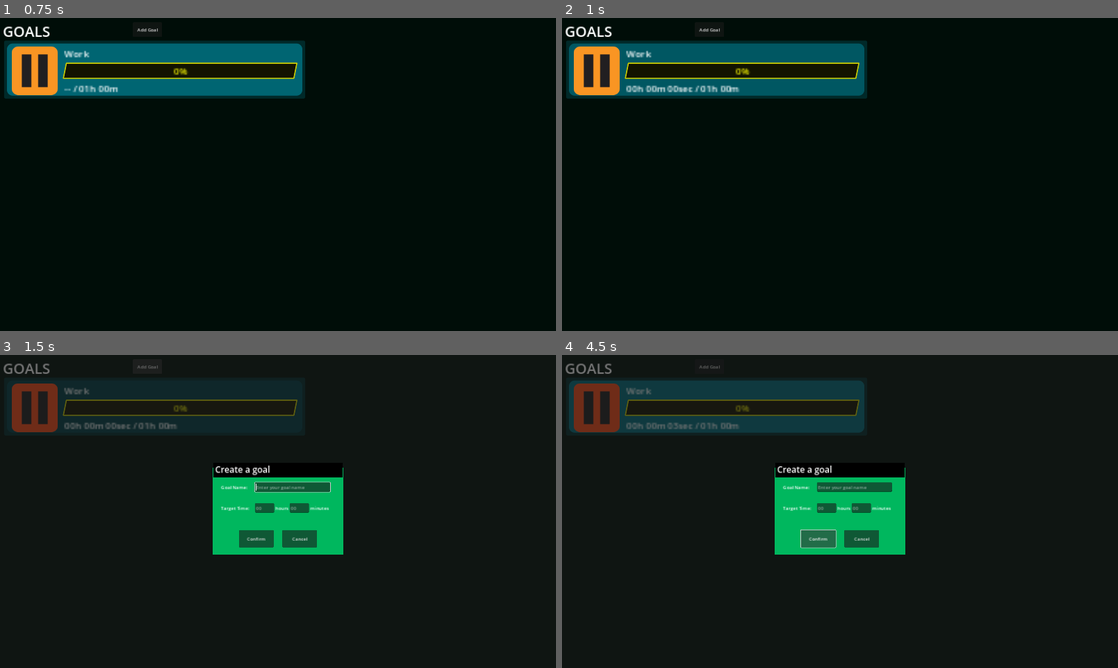
Above: before the commit, frames 1-4 (two rows, left to right).
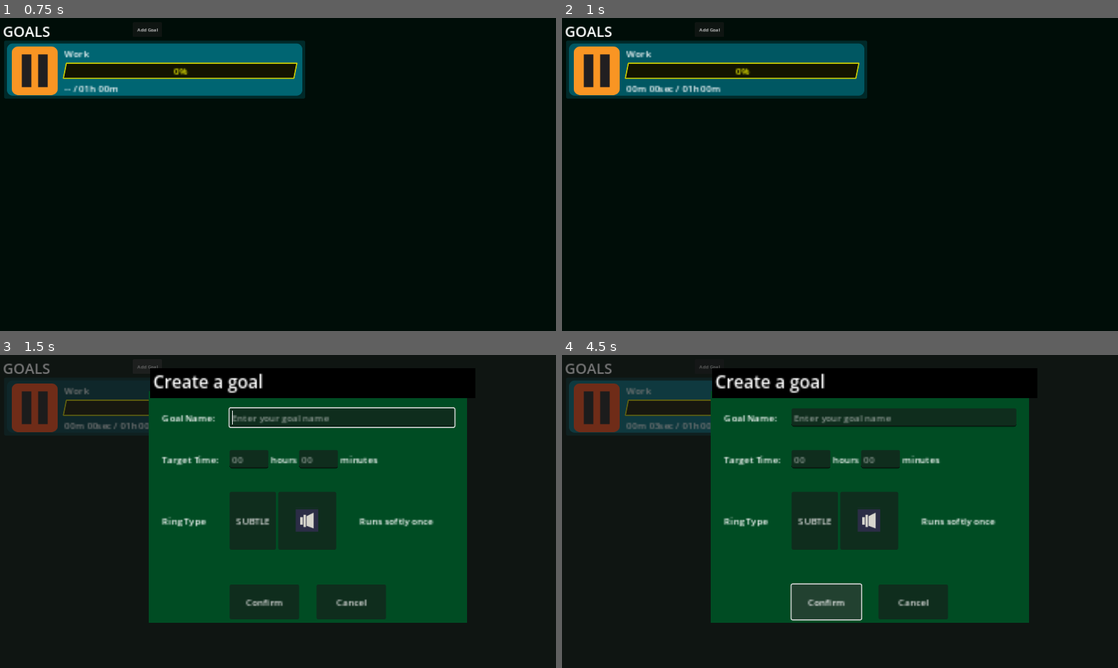
Above: after the commit, the same moments.

Repository: mathew-tran/productive
Game: Godot game, scene res://Main.tscn
The game is run twice, just before and just after one commit, with the same random seed, the same clock (stepped at 60 frames per second) and the same inputs. Sound files missing from this copy of the repository are replaced by a short silence.
Inputs (mouse positions are in pixels of both pictures, inside the frame that each line leads up to):
- Up to frame 1 (0.75 s): click (33, 71) at 0.5 s
- Up to frame 2 (1 s): no input
- Up to frame 3 (1.5 s): click "Add Goal" at 1.25 s
- Up to frame 4 (4.5 s): click (812, 520) at 2 s, where only the run after the commit has a clickable "SUBTLE"; click (812, 520) at 2.75 s, where only the run after the commit has a clickable "ALARM"; click "Confirm" at 3.5 s; click "Confirm" at 4.25 s

Frame 1 is identical in both runs. In frame 2, 0.3% of the frame differs, in the area x 13-32%, y 21-24%; in frame 3, 38%; in frame 4, 39%, in the area x 13-84%, y 4-86%.

Commit message:
be able to add ring type

Diff:
--- a/Art/Example.svg
+++ b/Art/Example.svg
@@ -23,9 +23,9 @@
      inkscape:pagecheckerboard="0"
      inkscape:deskcolor="#d1d1d1"
      inkscape:document-units="mm"
-     inkscape:zoom="2.0283687"
-     inkscape:cx="215.44406"
-     inkscape:cy="138.78147"
+     inkscape:zoom="8.1134748"
+     inkscape:cx="373.08306"
+     inkscape:cy="59.592223"
      inkscape:window-width="1920"
      inkscape:window-height="1001"
      inkscape:window-x="-7"
@@ -33,11 +33,58 @@
      inkscape:window-maximized="1"
      inkscape:current-layer="layer1" />
   <defs
-     id="defs1" />
+     id="defs1">
+    <inkscape:path-effect
+       effect="bspline"
+       id="path-effect18"
+       is_visible="true"
+       lpeversion="1.3"
+       weight="33.333333"
+       steps="2"
+       helper_size="0"
+       apply_no_weight="true"
+       apply_with_weight="true"
+       only_selected="false"
+       uniform="false" />
+    <inkscape:path-effect
+       effect="bspline"
+       id="path-effect17"
+       is_visible="true"
+       lpeversion="1.3"
+       weight="33.333333"
+       steps="2"
+       helper_size="0"
+       apply_no_weight="true"
+       apply_with_weight="true"
+       only_selected="false"
+       uniform="false" />
+    <inkscape:path-effect
+       effect="bspline"
+       id="path-effect16"
+       is_visible="true"
+       lpeversion="1.3"
+       weight="33.333333"
+       steps="2"
+       helper_size="0"
+       apply_no_weight="true"
+       apply_with_weight="true"
+       only_selected="false"
+       uniform="false" />
+  </defs>
   <g
      inkscape:label="Layer 1"
      inkscape:groupmode="layer"
      id="layer1">
+    <rect
+       style="fill:#2b2d46;fill-opacity:1;stroke:#000000;stroke-width:0.934135;stroke-linecap:round;stroke-dasharray:none;stroke-opacity:0"
+       id="rect18"
+       width="5.8313913"
+       height="5.8313913"
+       x="102.9865"
+       y="12.323401"
+       inkscape:export-filename="ResetButton.png"
+       inkscape:export-xdpi="96"
+       inkscape:export-ydpi="96" />
     <rect
        style="fill:#86a336;stroke-width:0.1"
        id="rect5"
@@ -173,5 +220,131 @@
        style="fill:#211f21;stroke-width:0.113226"
        d="m 69.373617,38.292686 v 18.21938 l 0.50406,0.31129 14.751,-9.109914 z"
        sodipodi:nodetypes="ccccc" />
+    <g
+       id="g18"
+       transform="matrix(0.99082171,0,0,0.99082171,1.5986838,0.80224559)">
+      <path
+         style="fill:#86a336;fill-opacity:0;stroke:#86a336;stroke-width:0.7;stroke-linecap:round;stroke-dasharray:none;stroke-opacity:1"
+         d="m 103.78859,14.919177 c -0.0384,0.161413 -0.0769,0.322828 0.008,0.518832 0.0846,0.196005 0.29207,0.426587 0.57647,0.538039 0.2844,0.111452 0.64565,0.103766 0.95311,-0.05765 0.30745,-0.161416 0.56109,-0.476549 0.68792,-0.90699 0.12682,-0.430441 0.12682,-0.97616 -0.0461,-1.298987 -0.17295,-0.322827 -0.51883,-0.422749 -0.8186,-0.426589 -0.29977,-0.0038 -0.55341,0.08839 -0.80706,0.180627"
+         id="path16"
+         inkscape:path-effect="#path-effect17"
+         inkscape:original-d="m 103.78859,14.919177 c 0,0 -0.0769,0.322826 -0.11534,0.484239 0.20754,0.230595 0.41506,0.46118 0.62259,0.691771 0.36127,-0.0077 0.72252,-0.01537 1.08378,-0.02306 0.25365,-0.315146 0.50729,-0.630279 0.76094,-0.945419 0,-0.545741 0,-1.09146 0,-1.63719 -0.34589,-0.09992 -0.69177,-0.199844 -1.03765,-0.299767 -0.25366,0.09224 -0.5073,0.184473 -0.76095,0.276708"
+         transform="rotate(-45,105.05627,14.079863)"
+         sodipodi:nodetypes="cccccccc" />
+      <path
+         style="fill:#86a336;fill-opacity:0;stroke:#86a336;stroke-width:0.799999;stroke-dasharray:none;stroke-opacity:1"
+         d="m 104.58412,12.843864 c 0,0 -0.47271,-0.945419 -0.47271,-0.945419 0,0 -1.37201,1.544954 -1.37201,1.544954 0,0 2.29437,0.161414 2.29437,0.161414 z"
+         id="path17"
+         inkscape:path-effect="#path-effect18"
+         inkscape:original-d="m 104.58412,12.843864 -0.47271,-0.945419 -1.37201,1.544954 2.29437,0.161414 z"
+         transform="matrix(0.35484977,-0.35484977,0.35484977,0.35484977,62.640842,46.489321)"
+         sodipodi:nodetypes="ccccc" />
+    </g>
+    <rect
+       style="fill:#2b2d46;fill-opacity:1;stroke:#000000;stroke-width:0.934135;stroke-linecap:round;stroke-dasharray:none;stroke-opacity:0"
+       id="rect19"
+       width="5.8313913"
+       height="5.8313913"
+       x="109.93741"
+       y="12.391739"
+       inkscape:export-filename="DeleteButton.png"
+       inkscape:export-xdpi="96"
+       inkscape:export-ydpi="96" />
+    <g
+       id="g19"
+       transform="matrix(0.70922712,0,0,0.70922712,32.652721,4.9062107)">
+      <rect
+         style="fill:#e11800;stroke-width:0.1"
+         id="rect14"
+         width="4.1506214"
+         height="4.1506214"
+         x="111.05218"
+         y="13.466459" />
+      <rect
+         style="fill:#e11800;stroke-width:0.1"
+         id="rect15"
+         width="4.9346275"
+         height="0.89930123"
+         x="110.61405"
+         y="12.336569" />
+      <path
+         id="path15"
+         style="fill:#e11800;stroke-width:0.041391"
+         d="m 113.06938,11.714071 a 0.85899191,0.77309265 0 0 0 -0.85515,0.725315 h 0.30437 a 0.55145158,0.49630639 0 0 1 0.54864,-0.467573 0.55145158,0.49630639 0 0 1 0.54885,0.467573 h 0.30844 a 0.85899191,0.77309265 0 0 0 -0.85515,-0.725315 z" />
+    </g>
+    <rect
+       style="fill:#2b2d46;fill-opacity:1;stroke:#000000;stroke-width:0.934135;stroke-linecap:round;stroke-dasharray:none;stroke-opacity:0"
+       id="rect23"
+       width="5.8313913"
+       height="5.8313913"
+       x="91.595352"
+       y="3.0997989"
+       inkscape:export-filename="Previewbutton.png"
+       inkscape:export-xdpi="96"
+       inkscape:export-ydpi="96" />
+    <g
+       id="g23"
+       transform="translate(-7.394882,-2.3302372)">
+      <rect
+         style="fill:#d7d6ce;fill-opacity:1;stroke:#000000;stroke-width:0.7;stroke-linecap:round;stroke-dasharray:none;stroke-opacity:0"
+         id="rect20"
+         width="0.68481755"
+         height="1.9566216"
+         x="100.16128"
+         y="7.4915099" />
+      <rect
+         style="fill:#d7d6ce;fill-opacity:1;stroke:#000000;stroke-width:0.7;stroke-linecap:round;stroke-dasharray:none;stroke-opacity:0"
+         id="rect21"
+         width="0.61959684"
+         height="3.1632047"
+         x="101.02545"
+         y="6.8719134" />
+      <path
+         id="rect22"
+         style="fill:#d7d6ce;stroke:#000000;stroke-width:0.7;stroke-linecap:round;stroke-opacity:0"
+         d="m 101.8244,7.2143219 1.82618,-0.8967849 v 4.108905 L 101.8244,9.7253194 Z"
+         sodipodi:nodetypes="ccccc" />
+    </g>
+    <rect
+       style="fill:#2b2d46;fill-opacity:1;stroke:#000000;stroke-width:0.934135;stroke-linecap:round;stroke-dasharray:none;stroke-opacity:0"
+       id="rect24"
+       width="5.8313913"
+       height="5.8313913"
+       x="96.345505"
+       y="19.241104"
+       inkscape:export-filename="PreviewbuttonBlocked.png"
+       inkscape:export-xdpi="96"
+       inkscape:export-ydpi="96" />
+    <g
+       id="g26"
+       transform="translate(-2.6447266,13.811067)">
+      <rect
+         style="fill:#d7d6ce;fill-opacity:1;stroke:#000000;stroke-width:0.7;stroke-linecap:round;stroke-dasharray:none;stroke-opacity:0"
+         id="rect25"
+         width="0.68481755"
+         height="1.9566216"
+         x="100.16128"
+         y="7.4915099" />
+      <rect
+         style="fill:#d7d6ce;fill-opacity:1;stroke:#000000;stroke-width:0.7;stroke-linecap:round;stroke-dasharray:none;stroke-opacity:0"
+         id="rect26"
+         width="0.61959684"
+         height="3.1632047"
+         x="101.02545"
+         y="6.8719134" />
+      <path
+         id="path26"
+         style="fill:#d7d6ce;stroke:#000000;stroke-width:0.7;stroke-linecap:round;stroke-opacity:0"
+         d="m 101.8244,7.2143219 1.82618,-0.8967849 v 4.108905 L 101.8244,9.7253194 Z"
+         sodipodi:nodetypes="ccccc" />
+    </g>
+    <rect
+       style="fill:#e11800;fill-opacity:1;stroke:#000000;stroke-width:0.7;stroke-linecap:round;stroke-dasharray:none;stroke-opacity:0"
+       id="rect27"
+       width="0.87624222"
+       height="5.0268631"
+       x="30.189993"
+       y="94.855415"
+       transform="rotate(-60)" />
   </g>
 </svg>
--- a/Scenes/Goal.tscn
+++ b/Scenes/Goal.tscn
@@ -1,9 +1,10 @@
-[gd_scene load_steps=12 format=3 uid="uid://bodlyhu4lywei"]
+[gd_scene load_steps=13 format=3 uid="uid://bodlyhu4lywei"]
 
 [ext_resource type="Script" path="res://Scripts/Goal.gd" id="1_1uym3"]
 [ext_resource type="PackedScene" uid="uid://3sltofvl4a3i" path="res://Scenes/PlayButton.tscn" id="1_ebre7"]
 [ext_resource type="Texture2D" uid="uid://bs0ajsfsp5kgx" path="res://Art/DeleteButton.png" id="3_6tk22"]
 [ext_resource type="Texture2D" uid="uid://cqvnjgcfodx2b" path="res://Art/ResetButton.png" id="4_qrira"]
+[ext_resource type="AudioStream" uid="uid://bndnct5yw0dv7" path="res://Audio/switch27.wav" id="5_j40br"]
 
 [sub_resource type="StyleBoxFlat" id="StyleBoxFlat_04v2r"]
 bg_color = Color(0, 0.162369, 0.160995, 1)
@@ -174,8 +175,12 @@
 }
 speed_scale = 0.5
 
+[node name="AudioStreamPlayer" type="AudioStreamPlayer" parent="."]
+stream = ExtResource("5_j40br")
+
 [connection signal="CustomPress" from="HBoxContainer/Button" to="." method="_on_button_custom_press"]
 [connection signal="button_up" from="OptionButtons/Edit" to="." method="_on_edit_button_up"]
 [connection signal="button_up" from="OptionButtons/ResetButton" to="." method="_on_reset_button_button_up"]
 [connection signal="button_up" from="OptionButtons/Delete" to="." method="_on_delete_button_up"]
 [connection signal="timeout" from="Timer" to="." method="_on_timer_timeout"]
+[connection signal="finished" from="AudioStreamPlayer" to="." method="_on_audio_stream_player_finished"]
--- a/Scenes/GoalEditPopup.tscn
+++ b/Scenes/GoalEditPopup.tscn
@@ -1,13 +1,14 @@
-[gd_scene load_steps=8 format=3 uid="uid://bl3b5cw4p7i4d"]
+[gd_scene load_steps=9 format=3 uid="uid://bl3b5cw4p7i4d"]
 
 [ext_resource type="Theme" uid="uid://bn6x1rblbqp5t" path="res://Themes/TextFieldTheme.tres" id="1_avtex"]
 [ext_resource type="Script" path="res://Scripts/GoalEditPopup.gd" id="1_bnght"]
 [ext_resource type="Script" path="res://Scripts/InputFields/GoalEdit.gd" id="3_wjyhb"]
 [ext_resource type="Script" path="res://Scripts/InputFields/HourEdit.gd" id="4_sggm4"]
 [ext_resource type="Script" path="res://Scripts/InputFields/MinuteEdit.gd" id="5_qovd7"]
+[ext_resource type="PackedScene" uid="uid://7efecgqj2pr1" path="res://Scenes/RingContainer.tscn" id="6_cdigk"]
 
 [sub_resource type="StyleBoxFlat" id="StyleBoxFlat_13adb"]
-bg_color = Color(5.05373e-06, 0.717926, 0.370038, 1)
+bg_color = Color(8.00174e-07, 0.296611, 0.138354, 1)
 
 [sub_resource type="StyleBoxFlat" id="StyleBoxFlat_s8ci6"]
 bg_color = Color(0, 0, 0, 1)
@@ -21,28 +22,29 @@
 script = ExtResource("1_bnght")
 
 [node name="Content" type="Panel" parent="."]
-custom_minimum_size = Vector2(450, 300)
+custom_minimum_size = Vector2(450, 400)
 layout_mode = 1
 anchors_preset = 8
 anchor_left = 0.5
 anchor_top = 0.5
 anchor_right = 0.5
 anchor_bottom = 0.5
-offset_left = -225.0
-offset_top = -150.0
-offset_right = 225.0
-offset_bottom = 150.0
+offset_left = -447.0
+offset_top = -416.0
+offset_right = 103.0
+offset_bottom = -16.0
 grow_horizontal = 2
 grow_vertical = 2
+scale = Vector2(2, 2)
 theme_override_styles/panel = SubResource("StyleBoxFlat_13adb")
 
 [node name="Title" type="Panel" parent="Content"]
 custom_minimum_size = Vector2(200, 30)
 layout_mode = 2
 offset_left = 3.0
-offset_top = -18.0
-offset_right = 448.0
-offset_bottom = 33.0
+offset_top = -39.0
+offset_right = 564.0
+offset_bottom = 12.0
 theme_override_styles/panel = SubResource("StyleBoxFlat_s8ci6")
 
 [node name="Label" type="Label" parent="Content/Title"]
@@ -88,6 +90,7 @@
 context_menu_enabled = false
 shortcut_keys_enabled = false
 selecting_enabled = false
+select_all_on_focus = true
 script = ExtResource("3_wjyhb")
 
 [node name="TargetName" type="Label" parent="Content/VBoxContainer/GridContainer"]
@@ -101,6 +104,7 @@
 custom_minimum_size = Vector2(40, 30)
 layout_mode = 2
 placeholder_text = "00"
+select_all_on_focus = true
 script = ExtResource("4_sggm4")
 
 [node name="HourName" type="Label" parent="Content/VBoxContainer/GridContainer/TargetContainer"]
@@ -111,11 +115,19 @@
 custom_minimum_size = Vector2(40, 30)
 layout_mode = 2
 placeholder_text = "00"
+select_all_on_focus = true
 script = ExtResource("5_qovd7")
 
 [node name="MinuteName" type="Label" parent="Content/VBoxContainer/GridContainer/TargetContainer"]
 layout_mode = 2
 text = "minutes"
+
+[node name="RingName" type="Label" parent="Content/VBoxContainer/GridContainer"]
+layout_mode = 2
+text = "Ring Type"
+
+[node name="RingContainer" parent="Content/VBoxContainer/GridContainer" instance=ExtResource("6_cdigk")]
+layout_mode = 2
 
 [node name="Control" type="Control" parent="Content/VBoxContainer"]
 custom_minimum_size = Vector2(0, 40)
@@ -143,6 +155,7 @@
 text = "Delete
 "
 
+[connection signal="visibility_changed" from="." to="." method="_on_visibility_changed"]
 [connection signal="button_up" from="Content/VBoxContainer/ActionContainer/Confirm" to="." method="_on_confirm_button_up"]
 [connection signal="button_up" from="Content/VBoxContainer/ActionContainer/Discard" to="." method="_on_discard_button_up"]
 [connection signal="visibility_changed" from="Content/VBoxContainer/ActionContainer/Discard" to="." method="_on_discard_visibility_changed"]
--- /dev/null
+++ b/Scenes/RingContainer.tscn
@@ -0,0 +1,34 @@
+[gd_scene load_steps=4 format=3 uid="uid://7efecgqj2pr1"]
+
+[ext_resource type="Script" path="res://Scripts/RingContainer.gd" id="1_2hofd"]
+[ext_resource type="Texture2D" uid="uid://dejigotu6yli7" path="res://Art/Previewbutton.png" id="1_b55s8"]
+[ext_resource type="AudioStream" uid="uid://bndnct5yw0dv7" path="res://Audio/switch27.wav" id="3_jn34k"]
+
+[node name="RingContainer" type="HBoxContainer"]
+script = ExtResource("1_2hofd")
+
+[node name="RingButton" type="Button" parent="."]
+custom_minimum_size = Vector2(80, 0)
+layout_mode = 2
+text = "ALARM"
+
+[node name="Button" type="Button" parent="."]
+custom_minimum_size = Vector2(100, 0)
+layout_mode = 2
+icon = ExtResource("1_b55s8")
+icon_alignment = 1
+
+[node name="Label" type="Label" parent="."]
+custom_minimum_size = Vector2(200, 100)
+layout_mode = 2
+text = "- Runs continuously"
+horizontal_alignment = 1
+vertical_alignment = 1
+autowrap_mode = 2
+
+[node name="AudioStreamPlayer" type="AudioStreamPlayer" parent="."]
+stream = ExtResource("3_jn34k")
+
+[connection signal="button_up" from="RingButton" to="." method="_on_ring_button_button_up"]
+[connection signal="button_up" from="Button" to="." method="_on_button_button_up"]
+[connection signal="finished" from="AudioStreamPlayer" to="." method="_on_audio_stream_player_finished"]
--- a/Scripts/Autoload/Helper.gd
+++ b/Scripts/Autoload/Helper.gd
@@ -1,4 +1,9 @@
 extends Node
+
+enum RING_TYPE {
+	SUBTLE,
+	ALARM
+}
 
 func PlayComplete():
 	GetAudioPlayer().stream = load("res://Audio/switch17.wav")
--- a/Scripts/Goal.gd
+++ b/Scripts/Goal.gd
@@ -15,6 +15,8 @@
 var StartTime
 var bHasBeenCompleted = false
 
+var RingType : Helper.RING_TYPE
+
 signal GoalActivated(goal)
 
 func GetData():
@@ -23,13 +25,23 @@
 		"TimeActivated" : StartTime,
 		"StoredSeconds" : StoredSeconds,
 		"GoalInHours" : GoalInHours,
-		"GoalInMinutes" : GoalInMinutes
+		"GoalInMinutes" : GoalInMinutes,
+		"RingType" : RingType
 	}
 
 func Load(data):
 	GoalName = data["GoalName"]
 	StartTime = data["TimeActivated"]
 	StoredSeconds = data["StoredSeconds"]
+	GoalInHours = data["GoalInHours"]
+	GoalInMinutes = data["GoalInMinutes"]
+	RingType = data["RingType"]
+
+	Initialize()
+
+	if StartTime != null:
+		Stop(true)
+	Update()
 
 func _ready():
 	Update()
@@ -79,7 +91,8 @@
 	var result = ""
 
 	if bShowAll:
-		result += str(round(hours)).pad_zeros(2) + "h "
+		if hours > 0:
+			result += str(round(hours)).pad_zeros(2) + "h "
 		result += str(round(minutes)).pad_zeros(2) + "m "
 		result += str(int(seconds) % 60).pad_zeros(2) + "sec"
 	else:
@@ -129,6 +142,7 @@
 	$AnimationPlayer.stop()
 	ShowActivePanel(false)
 	UpdateStoredTime()
+	$AudioStreamPlayer.stop()
 
 
 
@@ -141,7 +155,7 @@
 func _on_timer_timeout():
 	if bHasBeenCompleted == false and GetTotalSeconds() >= CompletionProgress.max_value:
 		bHasBeenCompleted = true
-		Helper.PlayComplete()
+		$AudioStreamPlayer.play()
 
 	Update()
 
@@ -164,3 +178,11 @@
 
 func _on_edit_button_up():
 	Game.GoalEdit.emit(self)
+
+
+
+func _on_audio_stream_player_finished():
+	if RingType == Helper.RING_TYPE.SUBTLE:
+		pass
+	if RingType == Helper.RING_TYPE.ALARM:
+		$AudioStreamPlayer.play()
--- a/Scripts/GoalContainer.gd
+++ b/Scripts/GoalContainer.gd
@@ -23,7 +23,7 @@
 		CreateGoalsFromData(data)
 
 	else:
-		AddGoal("Work", 1, 0)
+		AddGoal("Work", 1, 0, Helper.RING_TYPE.ALARM)
 
 
 func GetData():
@@ -46,12 +46,9 @@
 
 	print("Attempting to create data from save" + str(data))
 	for key in data.keys():
-		var instance = AddGoal(data[key]["GoalName"], data[key]["GoalInHours"], data[key]["GoalInMinutes"])
-		instance.StoredSeconds = data[key]["StoredSeconds"]
-		instance.StartTime = data[key]["TimeActivated"]
-		if instance.StartTime != null:
-			instance.Stop(true)
-		instance.Update()
+		var instance = AddGoal("",0,0, Helper.RING_TYPE.ALARM)
+		instance.Load(data[key])
+
 
 
 func OnGoalActivated(goal):
@@ -82,12 +79,13 @@
 	for x in range(0, len(get_children())):
 		get_child(x).ShowActivePanel(x == index)
 
-func AddGoal(goalName, hours, minutes):
+func AddGoal(goalName, hours, minutes, ringType):
 	var instance = GoalClass.instantiate()
 	instance.GoalName = goalName
 	instance.GoalInHours = hours
 	instance.GoalInMinutes = minutes
 	instance.GoalActivated.connect(Callable(self, "OnGoalActivated"))
+	instance.RingType = ringType
 	instance.ShowActivePanel(false)
 	add_child(instance)
 	return instance
--- a/Scripts/GoalEditPopup.gd
+++ b/Scripts/GoalEditPopup.gd
@@ -4,7 +4,7 @@
 @onready var GoalEdit = $Content/VBoxContainer/GridContainer/GoalEdit
 @onready var HourEdit = $Content/VBoxContainer/GridContainer/TargetContainer/HourEdit
 @onready var MinuteEdit = $Content/VBoxContainer/GridContainer/TargetContainer/MinuteEdit
-
+@onready var RingEdit = $Content/VBoxContainer/GridContainer/RingContainer
 @onready var DeleteButton = $Content/VBoxContainer/ActionContainer/Delete
 
 
@@ -21,7 +21,7 @@
 
 func _ready():
 	visible = false
-	Inputs = [GoalEdit, HourEdit, MinuteEdit]
+	Inputs = [GoalEdit, HourEdit, MinuteEdit, RingEdit]
 	Game.GoalCreate.connect(OnGoalCreate)
 	Game.GoalEdit.connect(OnGoalEdit)
 
@@ -41,6 +41,7 @@
 	HourEdit.text = str(goal.GoalInHours)
 	MinuteEdit.text = str(goal.GoalInMinutes)
 	GoalTitle.text = "Edit: " + goal.GoalName
+	RingEdit.SetValue(goal.RingType)
 	CurrentMode = MODE.EDIT
 	DeleteButton.visible = false
 	GoalToEdit = goal
@@ -56,12 +57,13 @@
 
 
 func AddGoal():
-	Helper.GetGoals().AddGoal(GoalEdit.Get(), HourEdit.Get(), MinuteEdit.Get())
+	Helper.GetGoals().AddGoal(GoalEdit.Get(), HourEdit.Get(), MinuteEdit.Get(), RingEdit.Get())
 
 func UpdateGoal():
 	GoalToEdit.GoalName = GoalEdit.Get()
 	GoalToEdit.GoalInHours = HourEdit.Get()
 	GoalToEdit.GoalInMinutes = MinuteEdit.Get()
+	GoalToEdit.RingType = RingEdit.Get()
 	GoalToEdit.Update()
 	GoalToEdit.Initialize()
 	GoalToEdit.Stop(true)
@@ -93,3 +95,9 @@
 		Game.InMenu.emit()
 	else:
 		Game.OutOfMenu.emit()
+
+
+
+func _on_visibility_changed():
+	if is_visible_in_tree() == false:
+		$Content/VBoxContainer/GridContainer/RingContainer.OnClose()
--- /dev/null
+++ b/Scripts/RingContainer.gd
@@ -0,0 +1,64 @@
+extends HBoxContainer
+
+var bIsPreviewing = false
+
+var CurrentRingType : Helper.RING_TYPE
+
+func _ready():
+	UpdateTexture()
+	UpdateText()
+
+func _on_button_button_up():
+	bIsPreviewing = !bIsPreviewing
+	if bIsPreviewing:
+		$AudioStreamPlayer.play()
+	else:
+		$AudioStreamPlayer.stop()
+	UpdateTexture()
+
+func UpdateTexture():
+	if bIsPreviewing:
+		$Button.icon = load("res://Art/PreviewbuttonBlocked.png")
+	else:
+		$Button.icon = load("res://Art/Previewbutton.png")
+
+
+func _on_ring_button_button_up():
+	CurrentRingType += 1
+	if CurrentRingType >= len(Helper.RING_TYPE.keys()):
+		CurrentRingType = 0
+	UpdateText()
+
+func UpdateText():
+	$RingButton.text = Helper.RING_TYPE.keys()[CurrentRingType]
+	if CurrentRingType == Helper.RING_TYPE.SUBTLE:
+		$Label.text = "Runs softly once"
+	elif CurrentRingType == Helper.RING_TYPE.ALARM:
+		$Label.text = "Runs like a normal alarm, won't be quiet until you pause"
+	bIsPreviewing = false
+	UpdateTexture()
+
+
+func _on_audio_stream_player_finished():
+	if CurrentRingType == Helper.RING_TYPE.SUBTLE:
+		bIsPreviewing = false
+		UpdateTexture()
+	elif CurrentRingType == Helper.RING_TYPE.ALARM:
+		$AudioStreamPlayer.play()
+
+func OnClose():
+	bIsPreviewing = false
+	$AudioStreamPlayer.stop()
+	UpdateText()
+	UpdateTexture()
+
+func Get():
+	return CurrentRingType
+
+func Reset():
+	SetValue(0)
+
+
+func SetValue(ringType):
+	CurrentRingType = ringType
+	UpdateText()
Binary file added: Art/Previewbutton.png
Not shown, added: Art/Previewbutton.png.import
Binary file added: Art/PreviewbuttonBlocked.png
Not shown, added: Art/PreviewbuttonBlocked.png.import
Not shown, added: Audio/switch27.wav.import
Not shown, added: Audio/switch27.wav
Not shown, added: MaiB77C.tmp
